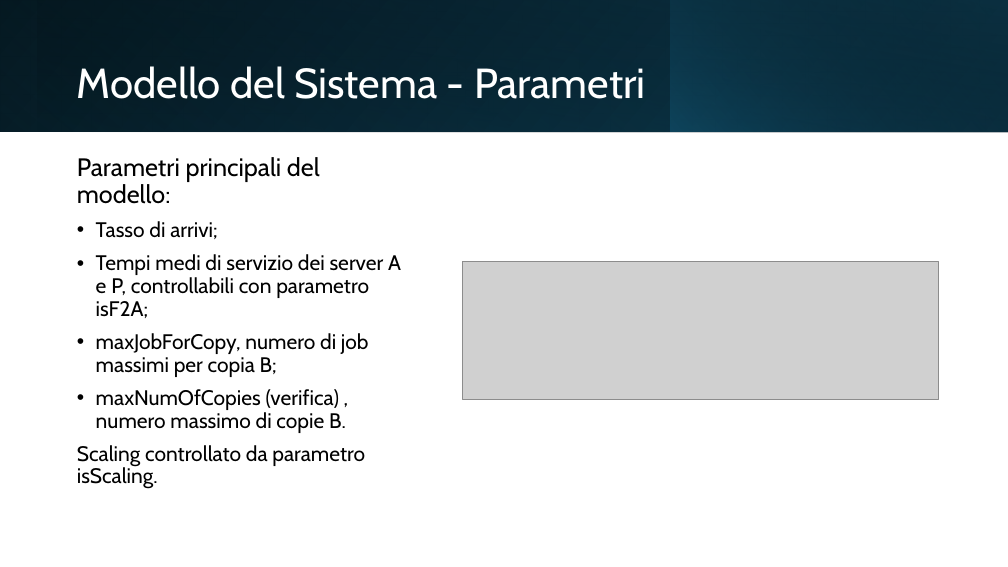
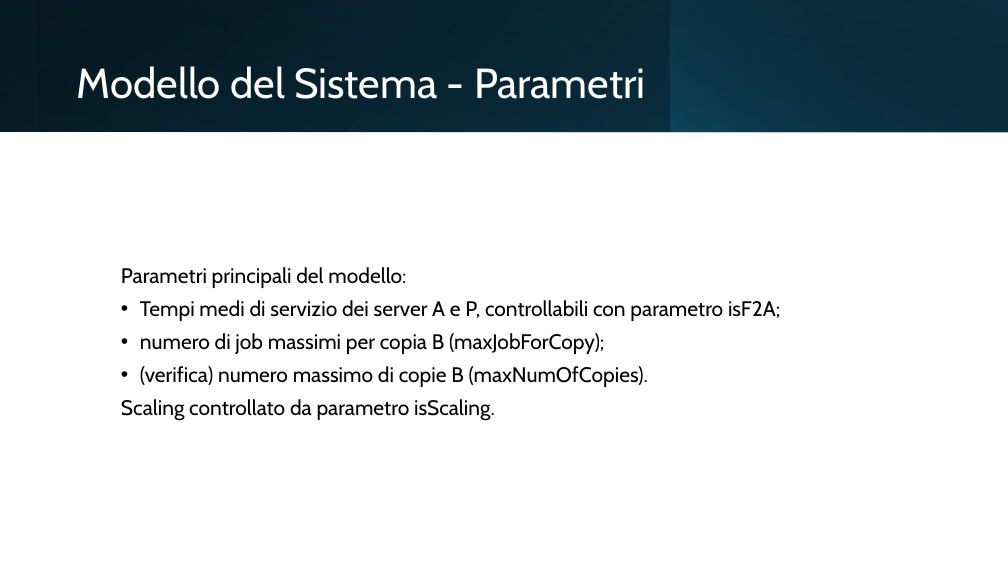
Before and after one commit to jack-mack15/ProgettoPMCSN, a slide deck: slide 10 of Progetto PMCSN.pptx. Drawn at 1008x567 pixels with LibreOffice and Linux fonts; fonts in the diff are those of the drawing; grey boxes stand for pictures. Boxes give left, top, right and bottom in pixels: in the first picture for what was removed or moved away, otherwise in the second. Text is boxed around its words. In the diff, an @@ line names an element or a change of style, - is before the commit and + after.

```diff
--- a/Progetto PMCSN.pptx
+++ b/Progetto PMCSN.pptx
@@ text "Parametri principali del modello:": place and size @@
-text "Parametri principali del modello:" at (77,157,401,489)
+text "Parametri principali del modello:" at (121,267,780,421)
@@ text "Parametri principali del modello:" at (121,267,780,421): vertical alignment top to middle @@
@@ text at (96,221,217,239): paragraph removed @@
-• Tasso di arrivi;
@@ text at (121,267,406,288): size 24 to 20 pt in "Parametri principali del modello:" @@
@@ picture removed at (463,262,939,399) @@
@@ text at (140,333,648,387): text changed @@
-• maxJobForCopy, numero di job massimi per copia B;
-• maxNumOfCopies (verifica) , numero massimo di copie B.
+• numero di job massimi per copia B (maxJobForCopy);
+• (verifica) numero massimo di copie B (maxNumOfCopies).
```
Also in this commit, not shown: 3 other slides changed, 1 slide added, 17 other files.
